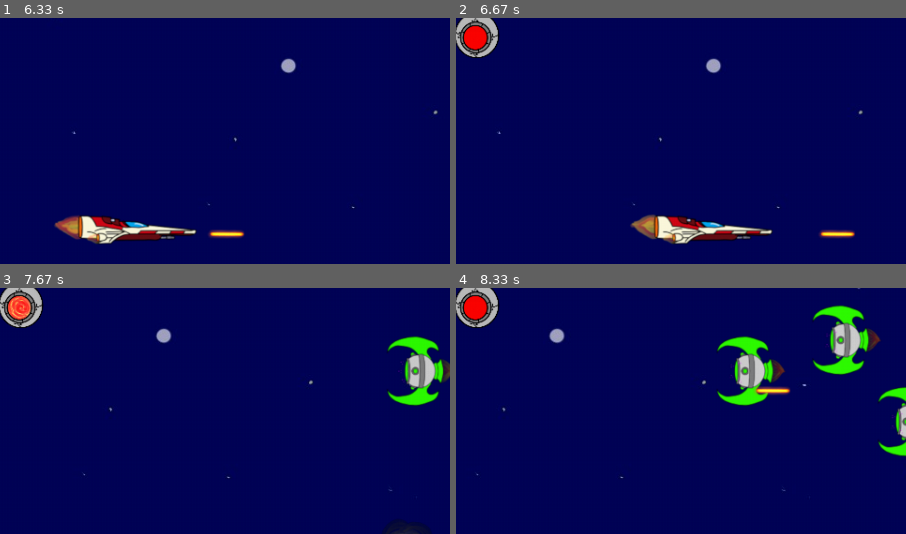
Above: before the commit, frames 1-4 (two rows, left to right).
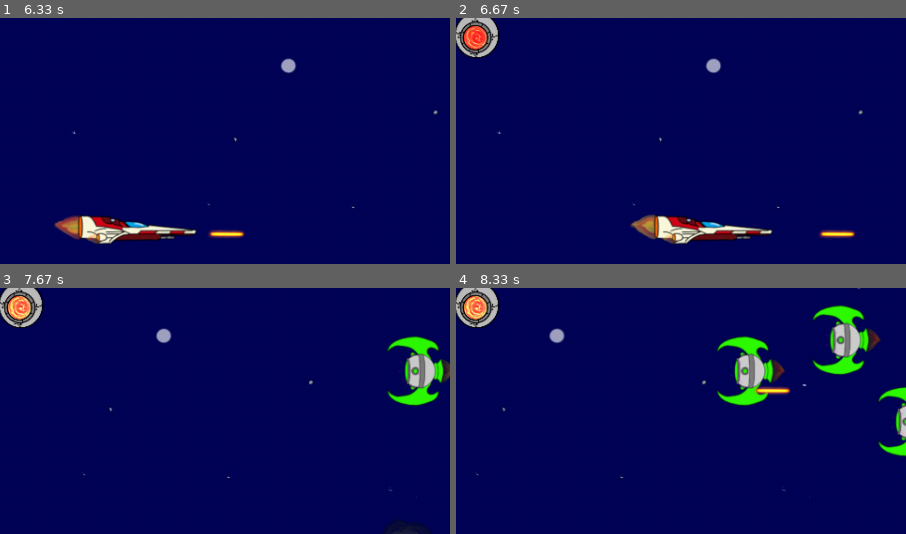
Above: after the commit, the same moments.

Repository: Demi-hero/UoN_Game_Project
Game: pygame game, started from Main.py
Two runs of this game, one before a commit and one after it. Both use one fixed random seed, a clock stepped at 60 frames per second and the inputs below.
Inputs:
- Up to frame 1 (6.33 s): tap Space at 0.33, 1.28, 1.62, 1.92, 2.12, 2.42, 2.68, 3.02, 3.32, 3.45, 3.85, 4.15, 4.52, 4.92, 5.22, 5.42, 5.72, 5.92, 6.25 s; hold Right 0.67-1.13 s; hold Up 1.22-1.52 s; hold Right 1.55-2.02 s; hold Left 2.05-2.58 s; hold Down 2.62-2.92 s; hold Left 2.95-3.35 s; hold Up 3.38-3.75 s; hold Right 3.78-4.42 s; hold Down 4.45-4.82 s; hold Left 4.85-5.32 s; hold Right 5.35-5.82 s; hold Up 5.85-6.15 s; hold Right from 6.18 s (still down)
- Up to frame 2 (6.67 s): tap Space at 6.55 s; release Right at 6.65 s
- Up to frame 3 (7.67 s): hold Left 6.68-7.22 s; tap Space at 6.75, 7.05, 7.32, 7.65 s; hold Down 7.25-7.55 s; hold Left from 7.58 s (still down)
- Up to frame 4 (8.33 s): tap Space at 7.95, 8.08 s; release Left at 7.98 s; hold Up from 8.02 s (still down)
The pictures show only the part of the screen within x 21-71%, y 10-60%; the shares and areas given below are measured in that part.

Frame 1 is identical in both runs. In frame 2, 0.4% of the frame differs, in the area x 1-7%, y 3-14%; in frame 3, 0.4%; in frame 4, 0.4%.

Commit message:
Bombs Sparkle
Built in the logic for bombs flikering on a 24 frame loop whilst they spawn.

Lives has a similar functionality however there isn't corrosponding art.

Diff:
--- a/gamedata.py
+++ b/gamedata.py
@@ -239,18 +239,17 @@
 
     animated_life = [pyg.image.load(os.path.join("images", "hero_life.png")).convert_alpha(),
                      pyg.image.load(os.path.join("images", "hero_life.png")).convert_alpha(),
-                      pyg.image.load(os.path.join("images", "hero_life.png")).convert_alpha(),
                       pyg.image.load(os.path.join("images", "hero_life.png")).convert_alpha()]
 
     animated_bombs = [pyg.image.load(os.path.join("images", "bomb1.png")).convert_alpha(),
                         pyg.image.load(os.path.join("images", "bomb2.png")).convert_alpha(),
-                        pyg.image.load(os.path.join("images", "bomb3.png")).convert_alpha(),
-                        pyg.image.load(os.path.join("images", "bomb2.png")).convert_alpha()]
-
-    def __init__(self,main):
+                        pyg.image.load(os.path.join("images", "bomb3.png")).convert_alpha()]
+
+    def __init__(self, main):
         self.main = main
         pyg.sprite.Sprite.__init__(self)
         self.spawned = False
+        self.rewound = False
         self.powers_dict = {0: pyg.image.load(os.path.join("images", "1pixelimage.png")).convert_alpha(),
                             1: [self.animated_life, 93, 25, self.extra_life],
                             2: [self.animated_bombs, 58, 100, self.extra_bomb]}
@@ -279,10 +278,12 @@
         elif self.spawned:
             self.image = self.power_up[0][self.animation_loop // 6]
             self.animation_loop += 1
-            if self.animation_loop == 24:
+            if self.animation_loop == 18:
+                self.animation_loop -= 11
+                self.rewound = True
+            elif self.animation_loop == 12 and self.rewound:
                 self.animation_loop = 0
-            # incriment the animation timer then
-
+                self.rewound = False
 
     def extra_life(self):
         self.main.lives += 1
